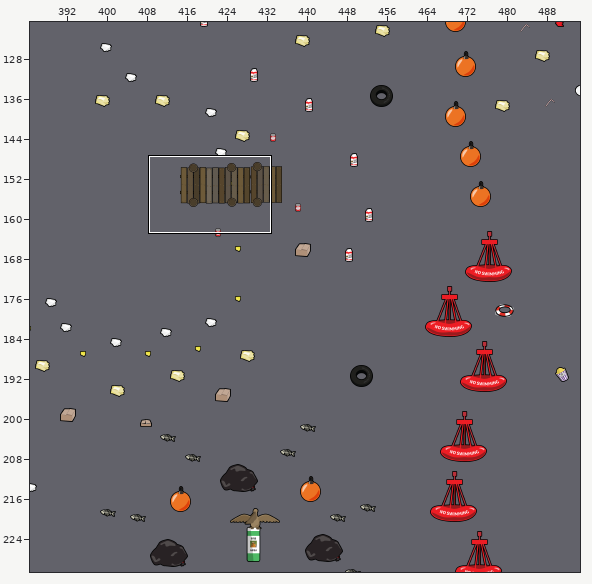
Level history. Tiled map (JSON): src/tiled/garbageGulf.json. The first picture is a wide view before the edit; the outline marks the close-up.
Close-up. Old version:
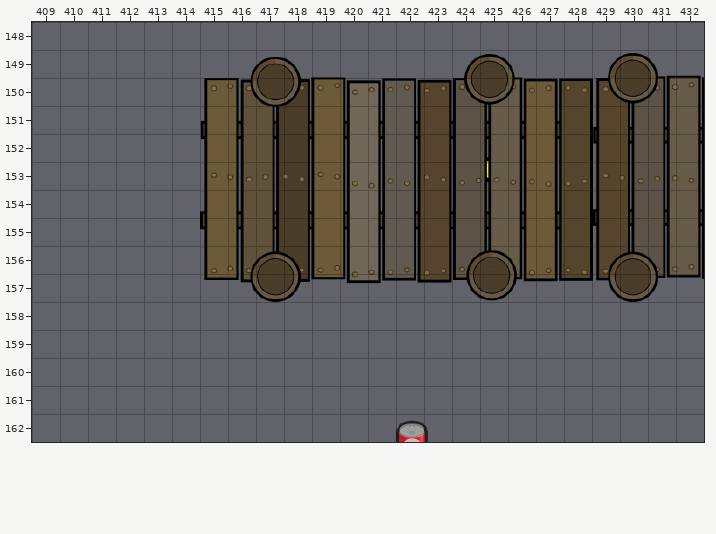
Cells are 32x32 px. Shown: x 409..432, y 148..162. The commit also changed other parts of the map, which this record leaves out.
The same view after the edit:
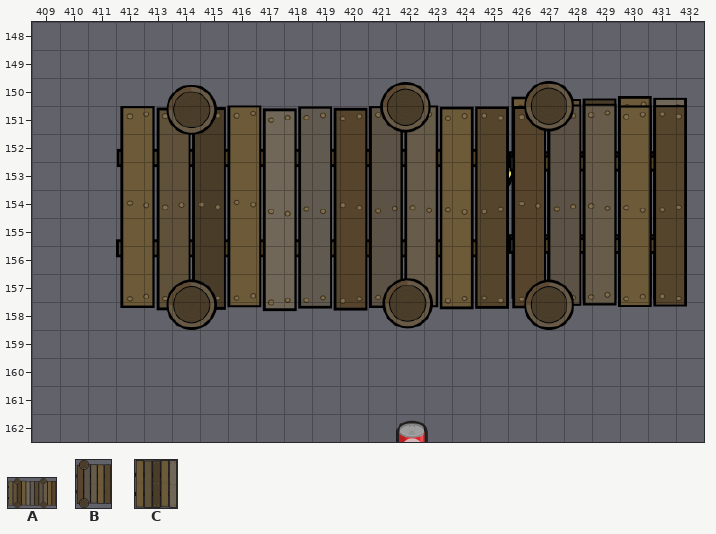
Key: from "medium junk": A 11 "dock-1-left", B 13 "dock-2-left", C 15 "dock-3-left".
_ is an empty cell.
Diff:
Layer "Tile Layer 1":
There is now tile A in row 158 at x 412.
There is now tile B in row 158 at x 426.
There is now tile C in row 157 at x 426.
The author cleared tile A in row 157 at x 415.
The author cleared tile B in row 157 at x 429.
Pixel boxes of the changes (left, top, right, bottom) in both close-ups:
changed: (116, 53, 704, 330)
